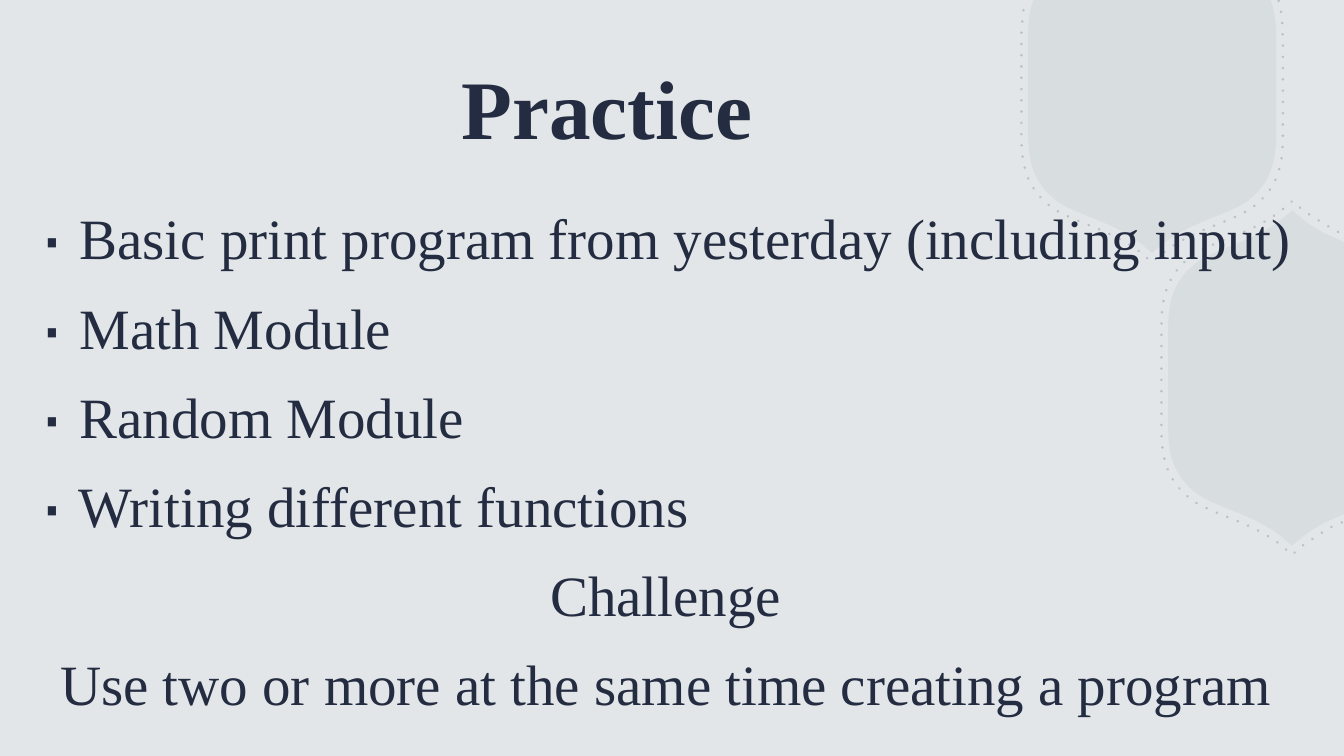
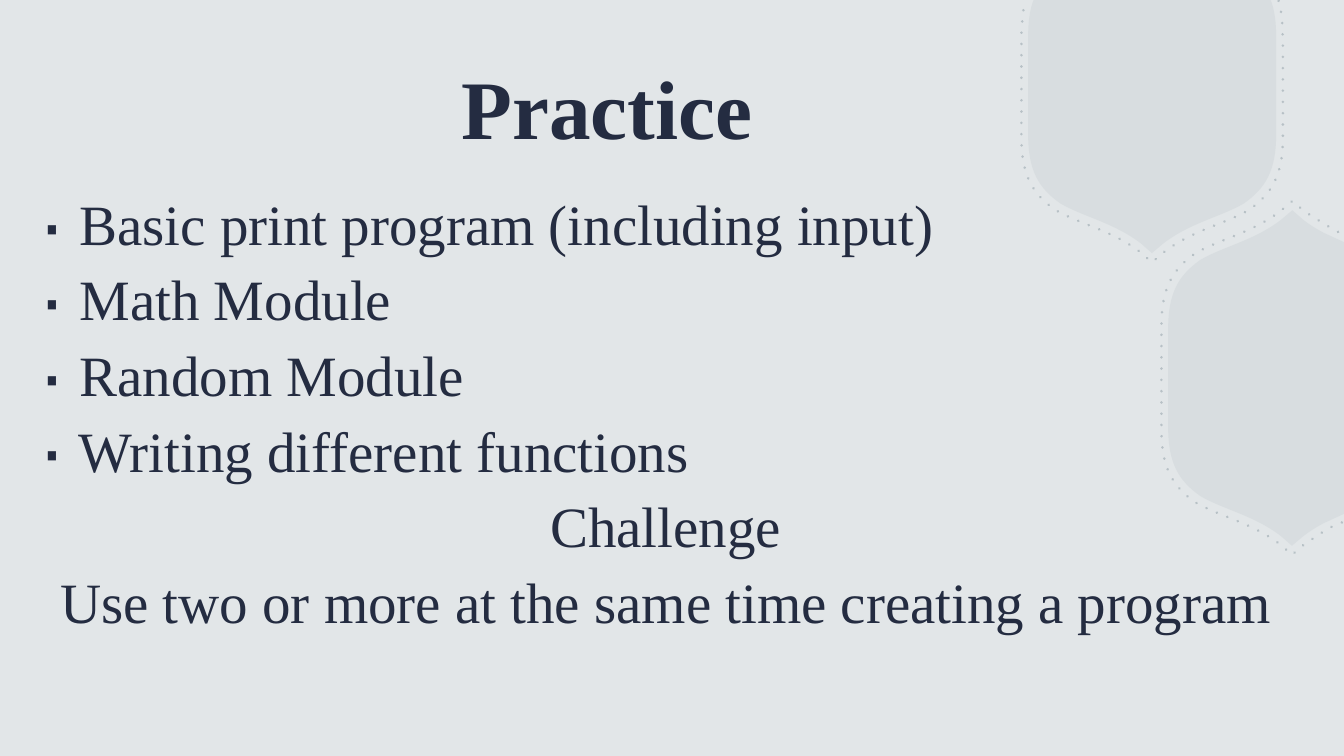
Before and after one commit to torres11991/dap-curriculum, a slide deck: slide 24 of Section02/week1day2.pptx. Drawn at 1344x756 pixels with LibreOffice and Linux fonts; fonts in the diff are those of the drawing. Boxes give left, top, right and bottom in pixels: in the first picture for what was removed or moved away, otherwise in the second. Text is boxed around its words. In the diff, an @@ line names an element or a change of style, - is before the commit and + after.

```diff
--- a/Section02/week1day2.pptx
+++ b/Section02/week1day2.pptx
@@ text at bbox=[80, 205, 933, 256]: text changed @@
-∙ Basic print program from yesterday (including input)
+∙ Basic print program (including input)
@@ text at bbox=[60, 280, 1271, 633]: line spacing 1.1 to 0.9 @@
```
Also in this commit, not shown: 9 other slides changed, 2 other files.
